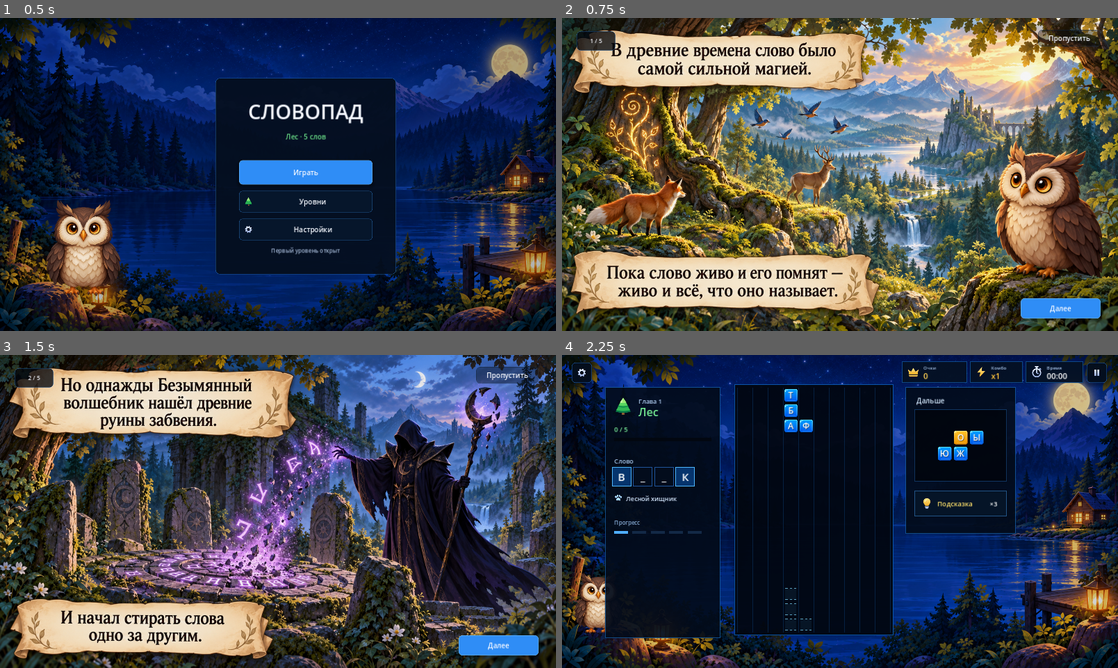
Above: before the commit, frames 1-4 (two rows, left to right).
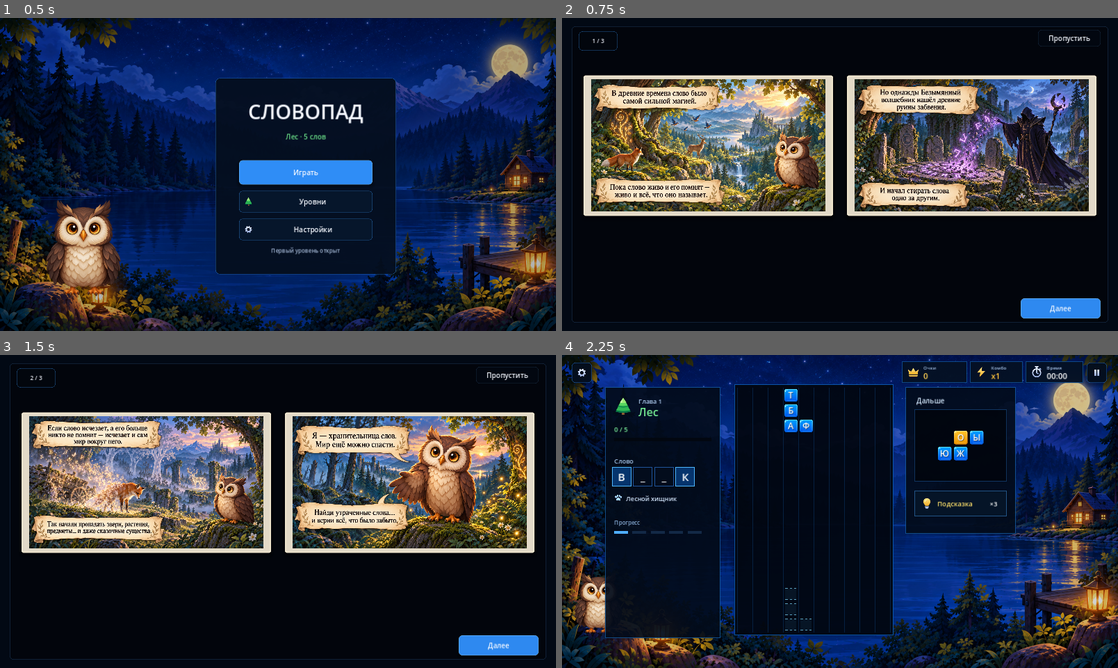
Above: after the commit, the same moments.

Repository: AndrewStartcev/word-bricks
Game: Godot game, scene res://main.tscn
The game is run twice, just before and just after one commit, with the same random seed, the same clock (stepped at 60 frames per second) and the same inputs.
Inputs:
- Up to frame 1 (0.5 s): no input
- Up to frame 2 (0.75 s): click "Играть" at 0.5 s
- Up to frame 3 (1.5 s): click "Далее" at 1.25 s
- Up to frame 4 (2.25 s): click "Пропустить" at 2 s

Frame 1 is identical in both runs. In frame 2, 92% of the frame differs, in the area x 0-100%, y 0-100%; in frame 3, 87%; in frame 4, nothing differs.

Commit message:
fix: comic pages and menu input after gameplay

Diff:
--- a/godot/scripts/app_runtime_story.gd
+++ b/godot/scripts/app_runtime_story.gd
@@ -1,7 +1,7 @@
 extends "res://scripts/app_runtime_compat.gd"
 
 # Story/progression layer:
-# - five-frame intro comic before the first game;
+# - comic-book intro before the first game;
 # - one-time migration that clears old prototype progression;
 # - replay intro and reset progression from settings.
 
@@ -13,6 +13,14 @@
 	preload("res://assets/comics/intro/intro_03_disappearance.png"),
 	preload("res://assets/comics/intro/intro_04_owl.png"),
 	preload("res://assets/comics/intro/intro_05_journey.png")
+]
+
+# Comic pages: two panels on the first two pages and a final splash page.
+# The source art already contains all narration text, so we never redraw it.
+const INTRO_PAGES: Array = [
+	[0, 1],
+	[2, 3],
+	[4]
 ]
 
 var intro_seen: bool = false
@@ -38,6 +46,19 @@
 	super._input(event)
 
 
+func _show_main_menu() -> void:
+	super._show_main_menu()
+	# GameplayUILayer is full-screen and becomes PASS while playing. If it stays
+	# PASS after leaving gameplay, it sits above menu/level buttons and captures
+	# their mouse events. Non-game screens must always restore IGNORE.
+	gameplay_ui_layer.mouse_filter = Control.MOUSE_FILTER_IGNORE
+
+
+func _show_level_select() -> void:
+	super._show_level_select()
+	gameplay_ui_layer.mouse_filter = Control.MOUSE_FILTER_IGNORE
+
+
 func _on_play_pressed() -> void:
 	_ui_click()
 	if intro_seen:
@@ -46,24 +67,28 @@
 		_show_intro(0)
 
 
-func _show_intro(frame_index: int = 0) -> void:
+func _show_intro(page_index: int = 0) -> void:
 	_dispose_game()
 	_clear_layer(screen_layer)
 	_clear_layer(gameplay_ui_layer)
 	_clear_modal()
 	current_screen = "intro"
 	current_modal = ""
-	intro_index = clampi(frame_index, 0, INTRO_FRAMES.size() - 1)
+	intro_index = clampi(page_index, 0, INTRO_PAGES.size() - 1)
+
+	# Same input-layer fix as menu/levels: comic buttons live on screen_layer.
+	gameplay_ui_layer.mouse_filter = Control.MOUSE_FILTER_IGNORE
 
 	if app_audio != null:
 		app_audio.set_suspended("gameplay", false)
 
-	_render_intro_frame()
-
-
-func _render_intro_frame() -> void:
+	_render_intro_page()
+
+
+func _render_intro_page() -> void:
 	_clear_layer(screen_layer)
 	_clear_layer(gameplay_ui_layer)
+	gameplay_ui_layer.mouse_filter = Control.MOUSE_FILTER_IGNORE
 
 	var background: ColorRect = ColorRect.new()
 	background.color = Color("020914")
@@ -71,24 +96,29 @@
 	background.mouse_filter = Control.MOUSE_FILTER_IGNORE
 	screen_layer.add_child(background)
 
-	var frame: TextureRect = TextureRect.new()
-	frame.texture = INTRO_FRAMES[intro_index]
-	frame.expand_mode = TextureRect.EXPAND_IGNORE_SIZE
-	frame.stretch_mode = TextureRect.STRETCH_KEEP_ASPECT_CENTERED
-	frame.mouse_filter = Control.MOUSE_FILTER_IGNORE
-	_full_rect(frame)
-	frame.modulate.a = 0.0
-	screen_layer.add_child(frame)
-
-	var fade: Tween = create_tween()
-	fade.tween_property(frame, "modulate:a", 1.0, 0.22).set_trans(Tween.TRANS_QUAD).set_ease(Tween.EASE_OUT)
-
-	var counter_panel: PanelContainer = _panel(Vector2(112.0, 44.0), Color(0.008, 0.025, 0.055, 0.78))
-	counter_panel.position = Vector2(42.0, 38.0)
+	# A subtle blue-black vignette keeps the comic page feeling separate from UI.
+	var page_back: PanelContainer = PanelContainer.new()
+	page_back.position = Vector2(28.0, 24.0)
+	page_back.size = Vector2(1544.0, 852.0)
+	page_back.add_theme_stylebox_override("panel", _comic_page_style())
+	page_back.mouse_filter = Control.MOUSE_FILTER_IGNORE
+	screen_layer.add_child(page_back)
+
+	var page: Array = INTRO_PAGES[intro_index]
+	if page.size() == 1:
+		# Final comic splash page.
+		_add_comic_panel(INTRO_FRAMES[int(page[0])], Rect2(150.0, 88.0, 1300.0, 731.0))
+	else:
+		# Classic two-panel spread. Each source frame remains uncropped and readable.
+		_add_comic_panel(INTRO_FRAMES[int(page[0])], Rect2(62.0, 165.0, 718.0, 404.0))
+		_add_comic_panel(INTRO_FRAMES[int(page[1])], Rect2(820.0, 165.0, 718.0, 404.0))
+
+	var counter_panel: PanelContainer = _panel(Vector2(112.0, 44.0), Color(0.008, 0.025, 0.055, 0.84))
+	counter_panel.position = Vector2(48.0, 38.0)
 	screen_layer.add_child(counter_panel)
 	var counter_margin: MarginContainer = _margin(12, 6, 12, 6)
 	counter_panel.add_child(counter_margin)
-	counter_margin.add_child(_label("%d / %d" % [intro_index + 1, INTRO_FRAMES.size()], 16, COL_TEXT, HORIZONTAL_ALIGNMENT_CENTER))
+	counter_margin.add_child(_label("%d / %d" % [intro_index + 1, INTRO_PAGES.size()], 16, COL_TEXT, HORIZONTAL_ALIGNMENT_CENTER))
 
 	var skip_button: Button = _button("Пропустить", "ghost", null, 48.0)
 	skip_button.position = Vector2(1370.0, 34.0)
@@ -96,13 +126,81 @@
 	skip_button.pressed.connect(_on_intro_skip_pressed)
 	screen_layer.add_child(skip_button)
 
-	var next_text: String = "Начать" if intro_index == INTRO_FRAMES.size() - 1 else "Далее"
+	var next_text: String = "Начать" if intro_index == INTRO_PAGES.size() - 1 else "Далее"
 	var next_button: Button = _button(next_text, "primary", null, 58.0)
 	next_button.position = Vector2(1320.0, 806.0)
 	next_button.size = Vector2(230.0, 58.0)
 	next_button.pressed.connect(_on_intro_next_pressed)
 	screen_layer.add_child(next_button)
 
+	# Fade the complete page in, not each panel independently.
+	for child in screen_layer.get_children():
+		if child == background:
+			continue
+		if child is CanvasItem:
+			(child as CanvasItem).modulate.a = 0.0
+	var fade: Tween = create_tween()
+	fade.set_parallel(true)
+	for child in screen_layer.get_children():
+		if child == background:
+			continue
+		if child is CanvasItem:
+			fade.tween_property(child, "modulate:a", 1.0, 0.22).set_trans(Tween.TRANS_QUAD).set_ease(Tween.EASE_OUT)
+
+
+func _add_comic_panel(texture: Texture2D, rect: Rect2) -> void:
+	var panel: PanelContainer = PanelContainer.new()
+	panel.position = rect.position
+	panel.size = rect.size
+	panel.custom_minimum_size = rect.size
+	panel.mouse_filter = Control.MOUSE_FILTER_IGNORE
+	panel.add_theme_stylebox_override("panel", _comic_panel_style())
+	screen_layer.add_child(panel)
+
+	var margin: MarginContainer = _margin(8, 8, 8, 8)
+	margin.mouse_filter = Control.MOUSE_FILTER_IGNORE
+	panel.add_child(margin)
+
+	var image: TextureRect = TextureRect.new()
+	image.texture = texture
+	image.expand_mode = TextureRect.EXPAND_IGNORE_SIZE
+	image.stretch_mode = TextureRect.STRETCH_KEEP_ASPECT_CENTERED
+	image.mouse_filter = Control.MOUSE_FILTER_IGNORE
+	margin.add_child(image)
+
+
+func _comic_page_style() -> StyleBoxFlat:
+	var box: StyleBoxFlat = StyleBoxFlat.new()
+	box.bg_color = Color(0.008, 0.020, 0.045, 0.94)
+	box.border_color = Color(0.18, 0.33, 0.52, 0.40)
+	box.border_width_left = 1
+	box.border_width_top = 1
+	box.border_width_right = 1
+	box.border_width_bottom = 1
+	box.corner_radius_top_left = 10
+	box.corner_radius_top_right = 10
+	box.corner_radius_bottom_left = 10
+	box.corner_radius_bottom_right = 10
+	return box
+
+
+func _comic_panel_style() -> StyleBoxFlat:
+	var box: StyleBoxFlat = StyleBoxFlat.new()
+	box.bg_color = Color("e8dfcc")
+	box.border_color = Color("f5ead3")
+	box.border_width_left = 4
+	box.border_width_top = 4
+	box.border_width_right = 4
+	box.border_width_bottom = 4
+	box.corner_radius_top_left = 5
+	box.corner_radius_top_right = 5
+	box.corner_radius_bottom_left = 5
+	box.corner_radius_bottom_right = 5
+	box.shadow_color = Color(0.0, 0.0, 0.0, 0.38)
+	box.shadow_size = 12
+	box.shadow_offset = Vector2(0.0, 6.0)
+	return box
+
 
 func _on_intro_next_pressed() -> void:
 	_ui_click()
@@ -115,11 +213,11 @@
 
 
 func _advance_intro() -> void:
-	if intro_index >= INTRO_FRAMES.size() - 1:
+	if intro_index >= INTRO_PAGES.size() - 1:
 		_finish_intro()
 		return
 	intro_index += 1
-	_render_intro_frame()
+	_render_intro_page()
 
 
 func _finish_intro() -> void:
